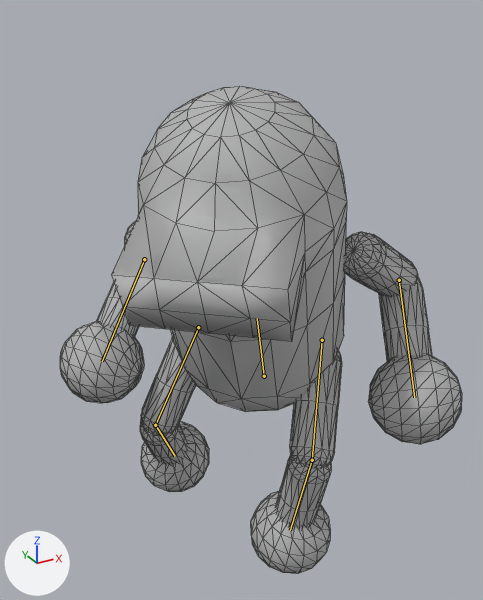
One commit to the glTF model models/giants/pill_giant/PillGiant.glb: the scene before it, then after it.
One viewpoint serves both versions: a 50 mm camera at (-3.44, -7.2, 2.03) aimed at (-0.06, -1.06, -1.04). Arrows for +X, +Y and +Z are at lower left; the lights stay in place. The first picture is the older version. Both versions are drawn at frame 112 of the action 'STOMP'; the numbers are the values there. The bones that change are drawn over the model as lines. Mesh edges are drawn as thin lines.
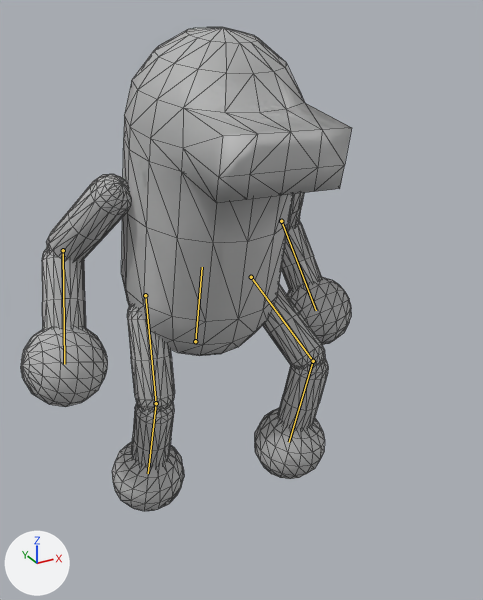
The change in detail:
Bone 'Body' (bone_body) moves from (0.44, -0.01, 1.27) to (-0.1, 0.06, 0.34).
Bone 'Body' (bone_body) turns from (12, -41, 9) to (0, 0, -2) degrees about its own x, y and z.
Bone 'Thigh.L' (bone_thigh_l) turns from (2, -30, -66) to (20, -19, -59) degrees about its own x, y and z.
Bone 'Calf.L' (bone_calf_l) turns from (12, -6, 50) to (0, 0, 56) degrees about its own x, y and z.
Bone 'Forearm.L' (bone_forearm_l) turns from (-107, -31, 25) to (-74, -29, 13) degrees about its own x, y and z.
Bone 'Thigh.R' (bone_thigh_r) turns from (21, 10, 45) to (2, 4, 25) degrees about its own x, y and z.
Bone 'Calf.R' (bone_calf_r) turns from (0, 0, -54) to (0, 0, -30) degrees about its own x, y and z.
Bone 'Forearm.R' (bone_forearm_r) turns from (-107, 31, -25) to (-74, 29, -13) degrees about its own x, y and z.

Pixel boxes (x1, y1, x2, y2) of what changed, in the pictures (483 x 600 px):
'Sphere.001', posed (18% narrower)
    before: (60, 86, 462, 574)
    after: (21, 27, 352, 511)
bone 'Body', root to tip
    before: (264, 376) to (257, 318)
    after: (195, 341) to (202, 267)
bone 'Thigh.L', root to tip
    before: (322, 340) to (312, 460)
    after: (251, 277) to (313, 361)
bone 'Calf.L', root to tip
    before: (312, 460) to (290, 530)
    after: (313, 361) to (289, 442)
bone 'Forearm.L', root to tip
    before: (399, 280) to (414, 397)
    after: (281, 221) to (316, 310)
bone 'Thigh.R', root to tip
    before: (198, 327) to (155, 425)
    after: (145, 295) to (156, 403)
bone 'Calf.R', root to tip
    before: (155, 425) to (175, 456)
    after: (156, 403) to (148, 473)
bone 'Forearm.R', root to tip
    before: (144, 259) to (102, 361)
    after: (63, 250) to (64, 364)
